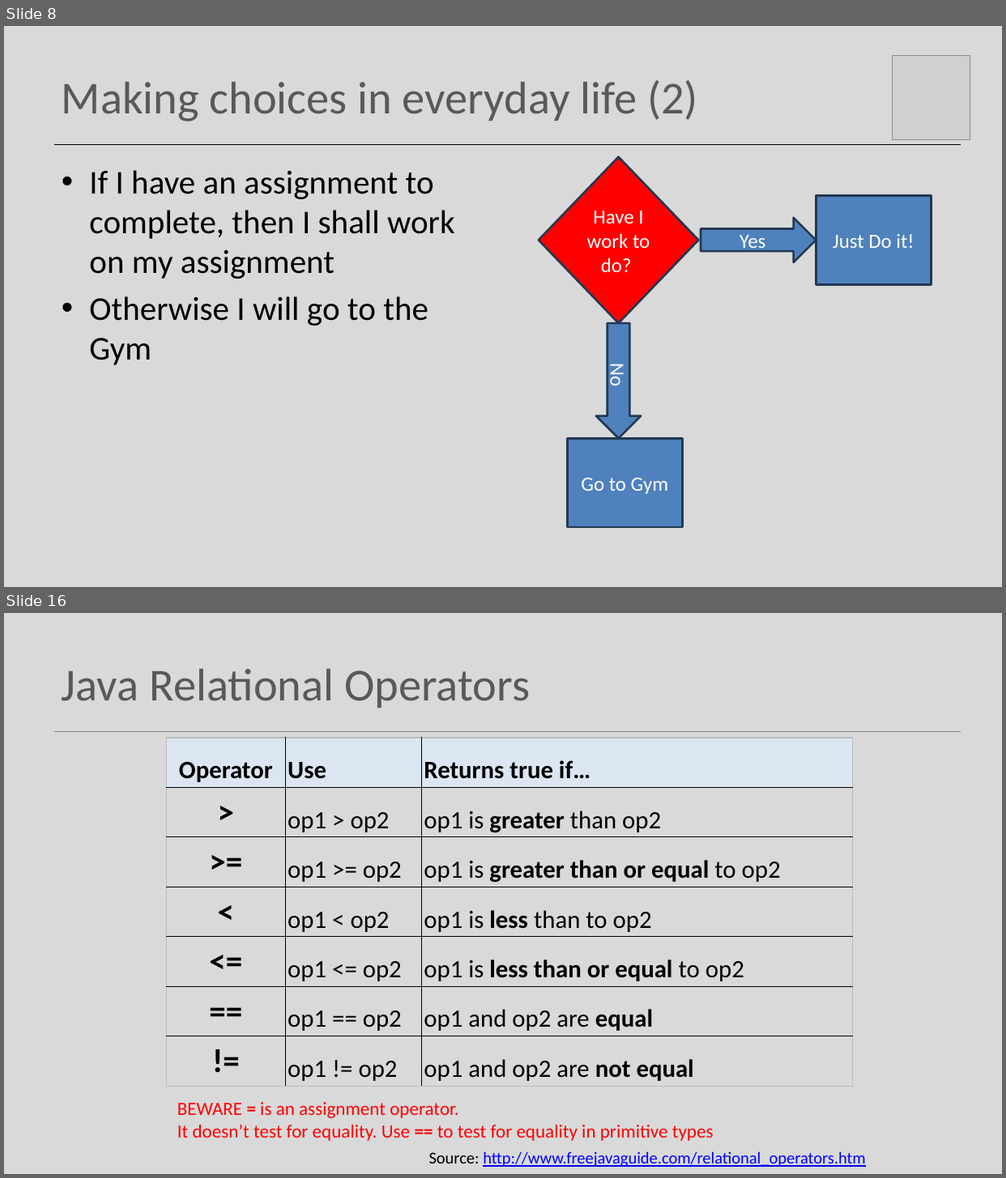
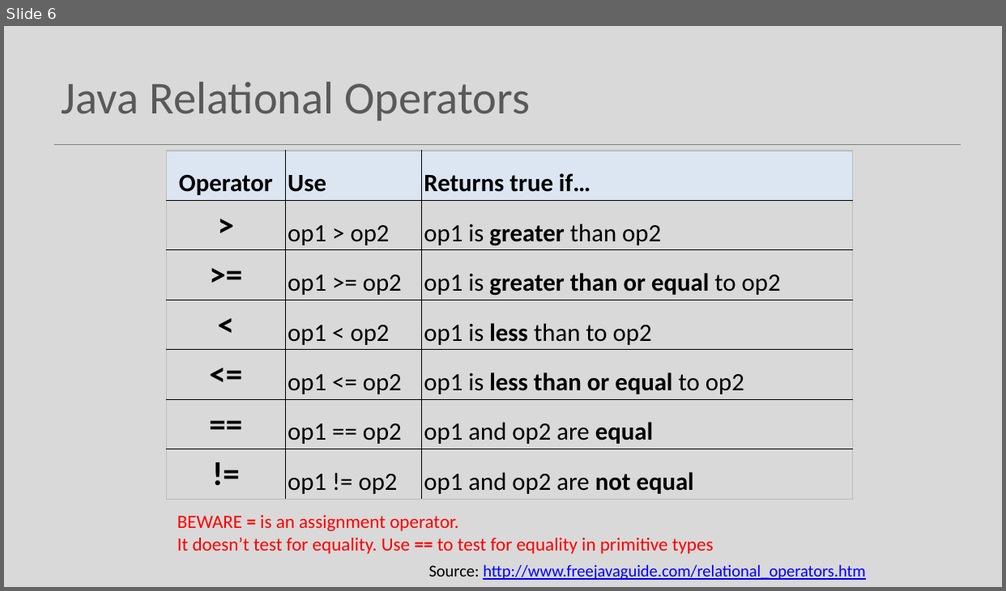
Before and after one commit to Programming-Fundamentals-SETU/prog-fund-1-sept-25, a slide deck: topic04-selection/unit-1/talk-3/c-boolean-cond.pptx. Shown one above the other, each under a label of ours: slides 8 and 16 before the commit, slide 6 after it; the slides between them are not shown. The pictures are 1006x1178 and 1006x591 pixels, drawn with LibreOffice and Linux fonts; fonts in the diff are those of the drawing; grey boxes stand for pictures. Boxes give left, top, right and bottom in pixels: in the first picture for what was removed or moved away, otherwise in the second. Text is boxed around its words. In the diff, an @@ line names an element or a change of style, - is before the commit and + after.

```diff
--- a/topic04-selection/unit-1/talk-3/c-boolean-cond.pptx
+++ b/topic04-selection/unit-1/talk-3/c-boolean-cond.pptx
@@ slide 8 removed at [4,26,1002,587], background #D9D9D9 @@
@@ picture removed at [892,56,970,139] @@
@@ title removed at [62,80,698,122] @@
-Making choices in everyday life (2)
@@ line removed from (54, 144) to (961, 144) @@
@@ text removed at [89,170,455,365] @@
-• If I have an assignment to complete, then I shall work on my assignment
-• Otherwise I will go to the Gym
@@ group removed at [539,157,931,527]: 2 right arrows, 2 rectangles, 1 diamond @@
-Have I work to do?
-Yes
-No
-Just Do it!
-Go to Gym
@@ what was slide 16 is now slide 6 @@
```
Also in this commit, not shown: 2 slides changed, 11 slides added, 14 other slides removed, 4 other files.
